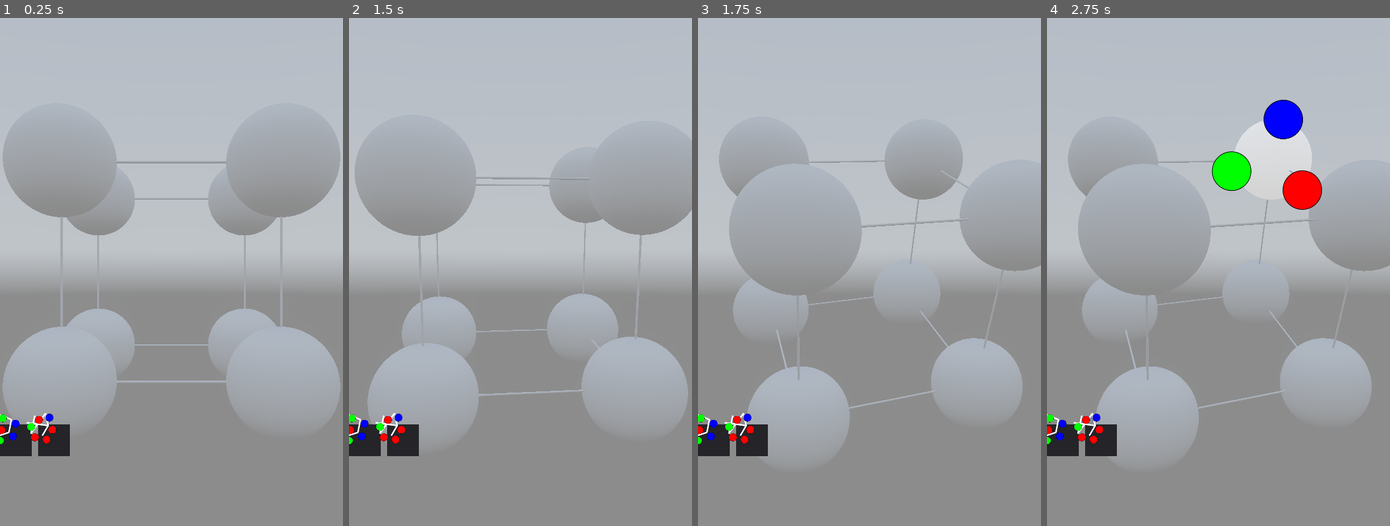
Above: before the commit, frames 1-4 (left to right).
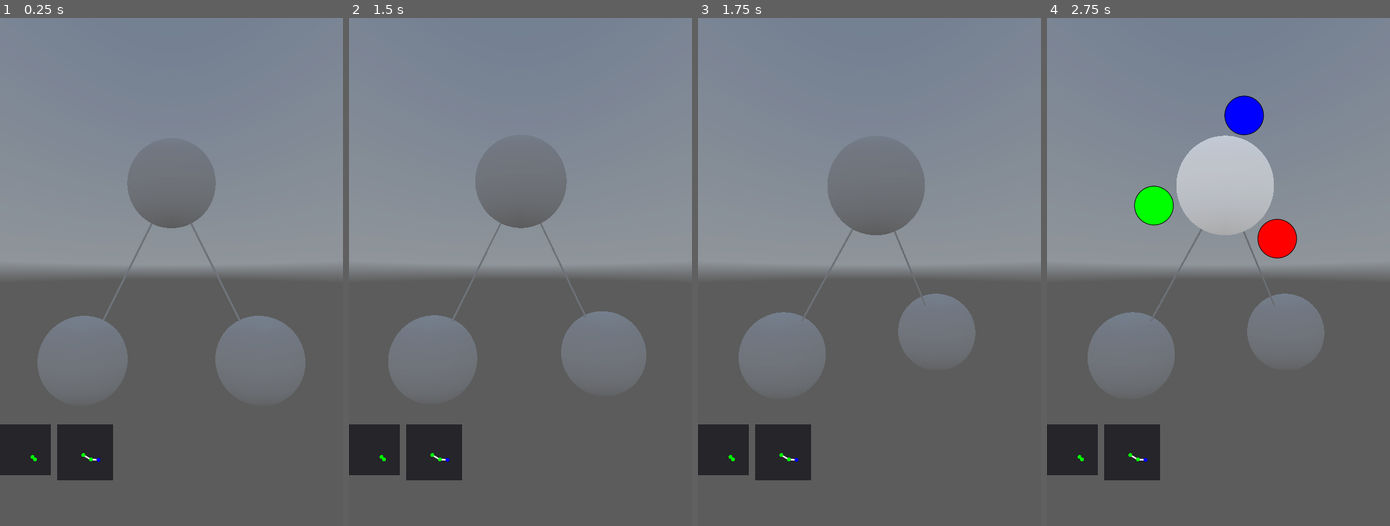
Above: after the commit, the same moments.

Repository: JosephCatrambone/ColorTheorem
Game: Godot game, scene res://scenes/Main.tscn
The game is run twice, just before and just after one commit, with the same random seed, the same clock (stepped at 60 frames per second) and the same inputs. A sky picture missing from this copy of the repository is replaced by a grey-blue gradient.
Inputs (mouse positions are in pixels of both pictures, inside the frame that each line leads up to):
- Up to frame 1 (0.25 s): no input
- Up to frame 2 (1.5 s): tap Enter at 0.5 s; move the mouse to (595, 246) at 0.52 s; click (595, 246) at 0.67 s; tap Space at 1.25 s; drag from (451, 297) to (503, 373) at 1.27 s
- Up to frame 3 (1.75 s): no input
- Up to frame 4 (2.75 s): tap Enter at 2 s; move the mouse to (1252, 160) at 2.02 s; click (1252, 160) at 2.17 s

The runs differ from the first frame. In frame 1, 92% of the frame differs, in the area x 0-100%, y 0-100%; in frame 2, 93%; in frame 3, 92%; in frame 4, 90%.

Commit message:
Switch to GLES2 for web compatibility and better phone behavior.  Optimize subgraph isomorphism heavily.  Add a GUI display for level reqs.  Add level advance.

Diff:
--- a/environments/desert.tres
+++ b/environments/desert.tres
@@ -8,10 +8,13 @@
 [resource]
 background_mode = 2
 background_sky = SubResource( 1 )
-background_energy = 0.5
-ambient_light_color = Color( 1, 1, 1, 1 )
+background_sky_custom_fov = 120.0
+background_energy = 0.8
 tonemap_mode = 2
 auto_exposure_speed = 0.9
 glow_enabled = true
 glow_strength = 0.78
 glow_bloom = 0.1
+adjustment_enabled = true
+adjustment_brightness = 0.83
+adjustment_contrast = 1.23
--- a/levels/level2.json
+++ b/levels/level2.json
@@ -1,5 +1,6 @@
 {
     "colors": [
+        [1.0, 1.0, 1.0],
         [1.0, 0.0, 0.0],
         [0.0, 1.0, 0.0],
         [0.0, 0.0, 1.0]
@@ -30,11 +31,11 @@
     "requirements":[
         {
             "subgraph":[[1, 2], [0, 3], [0, 3, 4], [1, 2, 5], [2,5], [3, 4]],
-            "colors":[0, 0, 1, 1, 2, 2]
+            "colors":[1, 1, 2, 2, 3, 3]
         },
         {
             "subgraph":[[1, 2, 3], [0], [0, 4], [0], [2, 5], [4]],
-            "colors":[0, 1, 2, 0, 0, 0]
+            "colors":[1, 2, 3, 1, 1, 1]
         }
     ]
 }
--- a/project.godot
+++ b/project.godot
@@ -38,4 +38,6 @@
 
 [rendering]
 
+quality/driver/driver_name="GLES2"
+vram_compression/import_etc=true
 environment/default_environment="res://default_env.tres"
--- a/scenes/GUI.tscn
+++ b/scenes/GUI.tscn
@@ -5,6 +5,7 @@
 [node name="GUI" type="Control"]
 anchor_right = 1.0
 anchor_bottom = 1.0
+mouse_filter = 1
 script = ExtResource( 1 )
 __meta__ = {
 "_edit_use_anchors_": false
@@ -16,6 +17,8 @@
 anchor_top = 0.8
 anchor_right = 1.0
 anchor_bottom = 1.0
+grow_horizontal = 2
+grow_vertical = 0
 custom_constants/vseparation = 20
 custom_constants/hseparation = 20
 columns = 4
--- a/scenes/GoalIndicator.tscn
+++ b/scenes/GoalIndicator.tscn
@@ -4,10 +4,8 @@
 [ext_resource path="res://materials/button.png" type="Texture" id=2]
 
 [node name="GoalIndicator" type="Panel"]
-margin_left = -100.0
-margin_top = -100.0
-margin_right = 100.0
-margin_bottom = 100.0
+margin_right = 200.0
+margin_bottom = 200.0
 grow_horizontal = 2
 grow_vertical = 2
 size_flags_horizontal = 0
--- a/scenes/Main.tscn
+++ b/scenes/Main.tscn
@@ -18,15 +18,14 @@
 fov = 60.0
 near = 0.1
 
+[node name="GUI" parent="." instance=ExtResource( 3 )]
+mouse_filter = 2
+button_texture = ExtResource( 4 )
+
 [node name="Puzzle" type="Area" parent="."]
 
 [node name="CollisionShape" type="CollisionShape" parent="Puzzle"]
 shape = SubResource( 1 )
-
-[node name="GUI" parent="." instance=ExtResource( 3 )]
-mouse_filter = 2
-button_texture = ExtResource( 4 )
-button_distance = 30.0
 
 [node name="InputMonitor" type="Node" parent="."]
 script = ExtResource( 2 )
--- a/src/GUI.gd
+++ b/src/GUI.gd
@@ -59,8 +59,8 @@
 		c.queue_free()
 
 func _on_requirement_added(idx, graph, graph_colors):
-	print("Added req.")
 	var n = vscene.instance()
+	n.graph_offset = Vector2(100, 100)
 	n.set_goal(graph, graph_colors, self.palette)
 	self.container.add_child(n)
 
--- a/src/GoalIndicator.gd
+++ b/src/GoalIndicator.gd
@@ -1,10 +1,11 @@
 extends Control
 
-const TEXTURE_SCALE = 0.2
-const PUSH_FORCE = 25.0 * TEXTURE_SCALE
-const SOLVER_ITERATIONS = 50
+const TEXTURE_SCALE = 0.1
+const PUSH_FORCE = 30.0 * TEXTURE_SCALE
+const SOLVER_ITERATIONS = 200
 
 export var node_texture:Texture
+export var graph_offset:Vector2
 
 var graph:Array
 var nodes:Array
@@ -26,24 +27,33 @@
 		nodes.append(n)
 
 	# Spread the nodes out so they're easier to see.  Use a force-directed graph approach.
-	for i in range(SOLVER_ITERATIONS):
-		for n in nodes:
+	for iter in range(SOLVER_ITERATIONS):
+		for i in range(len(nodes)):
+			var n = nodes[i]
 			# Apply a force to every node WRT its neighbors.
 			# Move away from those which it is not neighbors of, move towards those which are.
 			var force = Vector2()
-			for nbr in nodes:
+			for n2 in nodes:
+				var dist = (n.rect_position.distance_squared_to(n2.rect_position))
+				force += PUSH_FORCE*(n.rect_position - n2.rect_position) * (1.0 / (1.0 + dist))
+			n.rect_position += force
+			force = Vector2()
+			for nbr_idx in graph[i]:
+				var nbr = nodes[nbr_idx]
 				var dist = (n.rect_position.distance_squared_to(nbr.rect_position))
-				force += PUSH_FORCE*(n.rect_position - nbr.rect_position) * (1.0 / (1.0 + dist))
+				force -= PUSH_FORCE*(n.rect_position - nbr.rect_position) * (1.0 / (1.0 + dist))
 			n.rect_position += force
 
 	# Calculate the mean.
 	var mean_pos = Vector2()
 	for n in self.nodes:
-		mean_pos += n.rect_position / float(len(self.nodes))
+		mean_pos += n.rect_position
+	mean_pos /= float(len(self.nodes))
 
 	# Move to center and calculate bounds.
 	for n in self.nodes:
 		n.rect_position -= mean_pos
+		n.rect_position += graph_offset
 		max_dist_to_center = max(max_dist_to_center, n.rect_position.distance_to(Vector2()))
 		self.add_child(n)
 
@@ -60,8 +70,9 @@
 	self.modulate.a = 1.0
 
 func _draw():
+	var texture_offset = Vector2(node_texture.get_width(), node_texture.get_height()) * 0.5 * TEXTURE_SCALE
 	for i in range(len(self.graph)):
-		var from = Vector2(self.nodes[i].rect_position.x, self.nodes[i].rect_position.y)
+		var from = Vector2(self.nodes[i].rect_position.x, self.nodes[i].rect_position.y) + texture_offset
 		for nbr_idx in self.graph[i]:
-			var to = Vector2(self.nodes[nbr_idx].rect_position.x, self.nodes[nbr_idx].rect_position.y)
+			var to = Vector2(self.nodes[nbr_idx].rect_position.x, self.nodes[nbr_idx].rect_position.y) + texture_offset
 			.draw_line(from, to, Color.white, 2.0, true)
--- a/src/Main.gd
+++ b/src/Main.gd
@@ -15,6 +15,7 @@
 onready var gui = $GUI
 
 # TODO: I don't like how puzzle_requirements is a list of Dicts.  Maybe break it out.
+var current_level = 1
 var puzzle_requirement_subgraphs = [] # A list of subgraphs where each subgraph indexes into a list of neighbors. [[nbr idx,] ]
 var puzzle_requirement_colors = [] # A list of lists of color palette IDs.
 var puzzle_vertex_colors = [] # Map of vertex IDX -> Palette IDX.
@@ -30,6 +31,7 @@
 signal requirement_met(id)
 signal requirement_failed(id)
 
+
 # Called when the node enters the scene tree for the first time.
 func _ready():
 	puzzle_vertices = []
@@ -40,16 +42,15 @@
 	input.connect("dragged", self, "_on_screen_dragged")
 
 	# Load first level
-	var file = File.new()
-	file.open("res://levels/level2.json", File.READ)
-	var text = file.get_as_text()
-	load_level(text)
+	load_level("res://levels/level1.json")
 
 func _on_color_changed(id, color_id, color):
 	# We picked a color, so we can close the select wheel.
 	self.puzzle_vertex_colors[id] = color_id
 	deselect_vertex()
-	update_puzzle_completion()
+	if update_puzzle_completion():
+		current_level += 1
+		load_level("res://levels/level"+ str(current_level) +".json")
 
 func _on_screen_tapped(pos):
 	# Raycast to the puzzle.
@@ -67,8 +68,12 @@
 	puzzle.rotate_y(dxdy.x/100)
 	puzzle.rotate_x(dxdy.y/100)
 
-func load_level(level_data):
+func load_level(level_name):
 	clear_puzzle()
+
+	var file = File.new()
+	file.open("res://levels/level" + str(current_level) + ".json", File.READ)
+	var level_data = file.get_as_text()
 
 	var parse_result:JSONParseResult = JSON.parse(level_data)
 	if parse_result.error != OK:
@@ -141,7 +146,7 @@
 		emit_signal("requirement_added", req_id, subgraph, colors)
 		req_id += 1
 
-func update_puzzle_completion():
+func update_puzzle_completion() -> bool:
 	var all_satisfied = true
 	for i in len(self.puzzle_requirement_subgraphs):
 		# For each puzzle subgraph...
@@ -150,8 +155,10 @@
 		else:
 			emit_signal("requirement_failed", i)
 			all_satisfied = false
+	return all_satisfied
 
 func clear_puzzle():
+	emit_signal("puzzle_reset")
 	self.puzzle_palette = []
 	for v in puzzle_vertices:
 		v.disconnect("color_changed", self, "_on_color_changed")
@@ -178,6 +185,37 @@
 	selected_vertex.on_select()
 	emit_signal("selection_changed", selected_vertex, prev_vertex)
 
+func _get_graph_labels(graph:Array, graph_colors:Array) -> Array:
+	# Go through a graph and build a mapping from vertex index to a set of properties like 'cardinality' and 'child hash'.
+	# NOTE: Child needs to be sorted so it's order invariant.
+	# Init our result.
+	var labels = []
+	for i in range(len(graph)):
+		labels.append({})
+	# Go through and get the cardinality.
+	var max_cardinality = 0
+	for i in range(len(graph)):
+		var cardinality = len(graph[i])
+		max_cardinality = max(max_cardinality, cardinality)
+		labels[i]['cardinality'] = cardinality
+	# Go through and 'hash' the colors of the nodes, starting from low cardinality.
+	for c in range(max_cardinality):
+		for i in range(len(graph)):
+			if labels[i]['cardinality'] == c:
+				# Look around me and, for nodes with lower carinality, take their hashes an combine them.
+				var i_hash := []
+				for nbr_idx in graph[i]:
+					if labels[nbr_idx]['cardinality'] < c:
+						i_hash.append(labels[nbr_idx]['hash'])
+				# Now sort the hashes and convert it to a string.
+				i_hash.sort()
+				var new_hash = str(graph_colors[i])
+				for d in i_hash:
+					new_hash += str(d)
+				labels[i]['hash'] = new_hash
+				# Hash is now a tail of the possible colors we can get from this + child nodes.
+	return labels
+
 func _contains_solution(graph:Array, graph_colors:Array, subgraph:Array, subgraph_colors:Array, mapping:Dictionary = {}, g_idx_used:Array = [], s_idx_used:Array = []):
 	# TODO: This is a horrifying brute force exponential O(x^n) runtime solution.
 	# Please for the love of god implement Ullman's paper.
@@ -193,6 +231,10 @@
 		s_idx_used.push_back(s_idx)
 		for g_idx in range(len(graph)):
 			if g_idx in g_idx_used:
+				continue
+			if subgraph_colors[s_idx] != graph_colors[g_idx]:
+				continue
+			if len(subgraph[s_idx]) > len(graph[g_idx]):
 				continue
 			g_idx_used.push_back(g_idx)
 			mapping[s_idx] = g_idx
